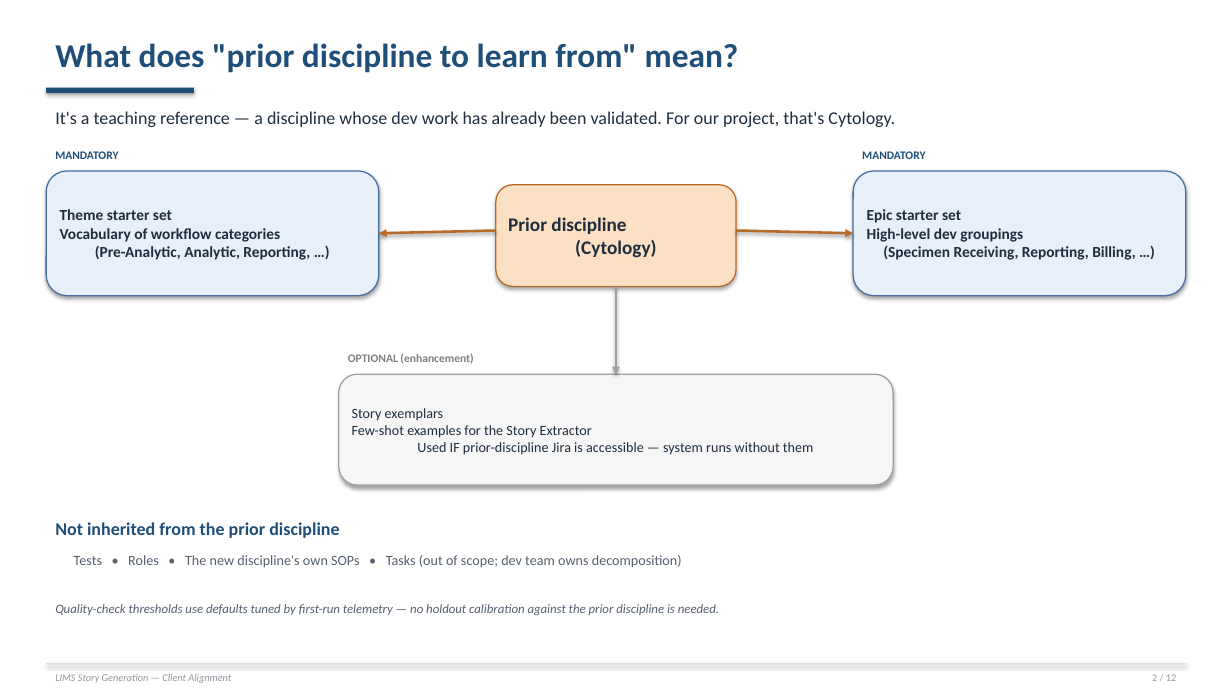
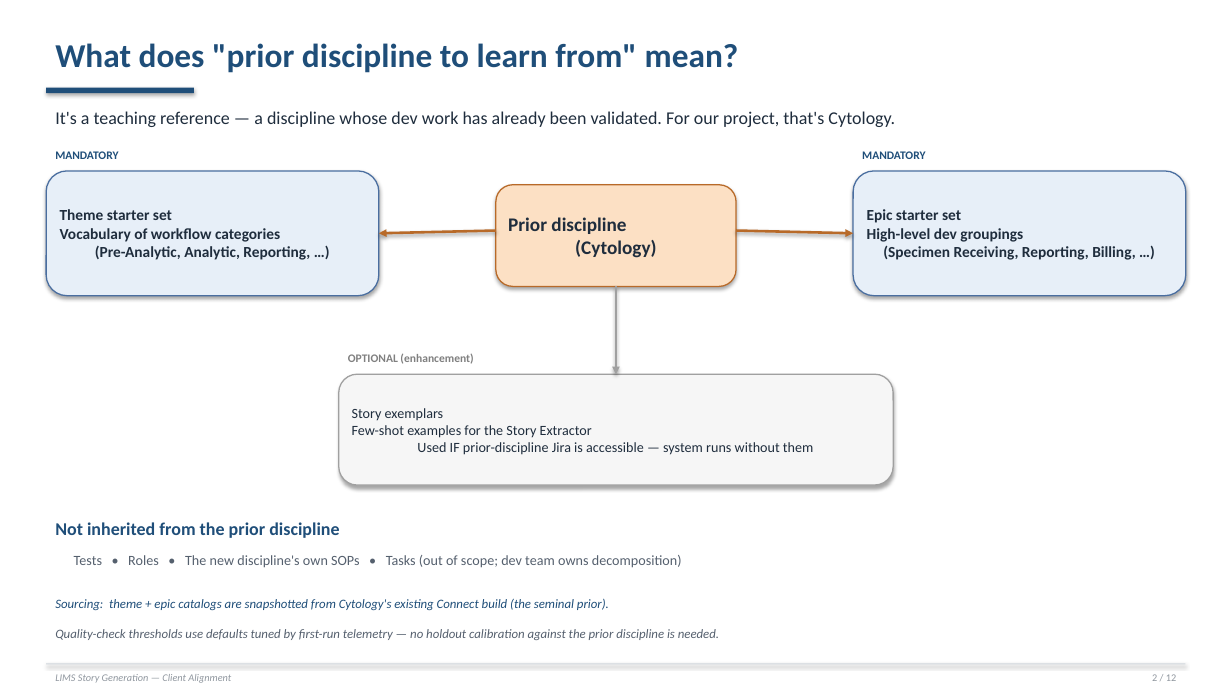
Before and after one commit to Rajneesh-Tiwari/LabReq_agent, a slide deck: slide 2 of client_alignment_deck.pptx. Drawn at 1232x693 pixels with LibreOffice and Linux fonts; fonts in the diff are those of the drawing. Boxes give left, top, right and bottom in pixels: in the first picture for what was removed or moved away, otherwise in the second. Text is boxed around its words. In the diff, an @@ line names an element or a change of style, - is before the commit and + after.

```diff
--- a/client_alignment_deck.pptx
+++ b/client_alignment_deck.pptx
@@ text added at box(55, 599, 609, 610), 10 pt, text #1F4E79, italic @@
+Sourcing: theme + epic catalogs are snapshotted from Cytology's existing Connect build (the seminal prior).
@@ text "Quality-check thresholds use defaults tuned ...": place and size @@
-text "Quality-check thresholds use defaults tuned ..." at box(55, 604, 719, 615)
+text "Quality-check thresholds use defaults tuned ..." at box(55, 629, 719, 640)
```
Also in this commit, not shown: 1 other slide changed, 1 other file.
